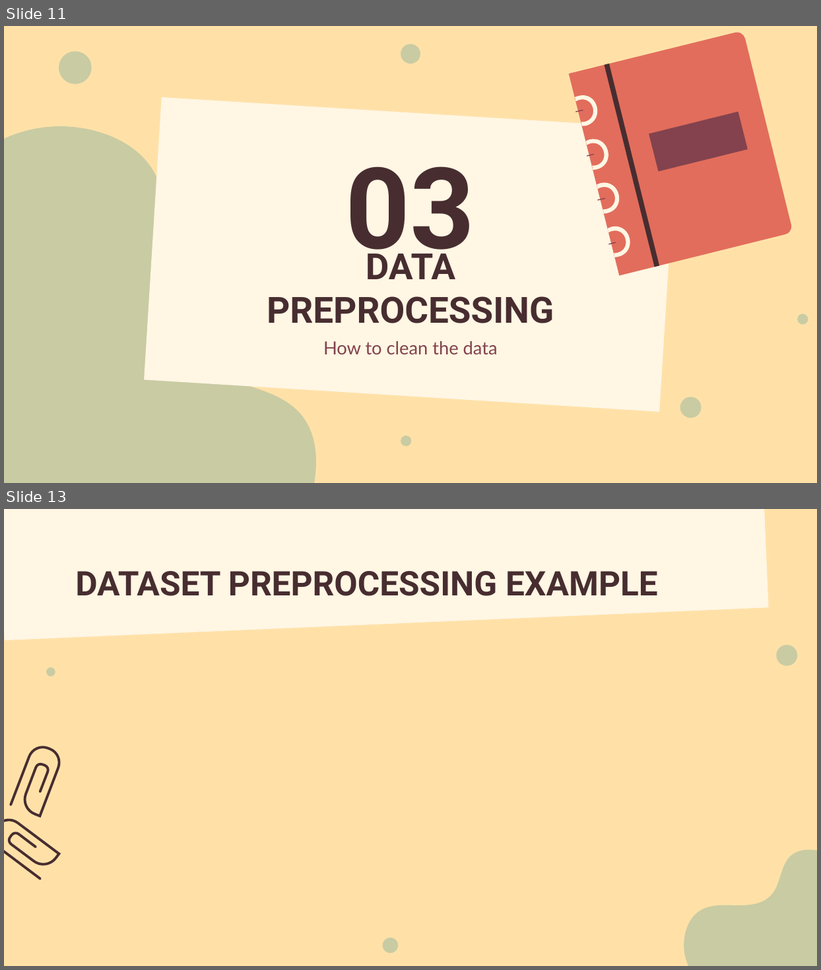
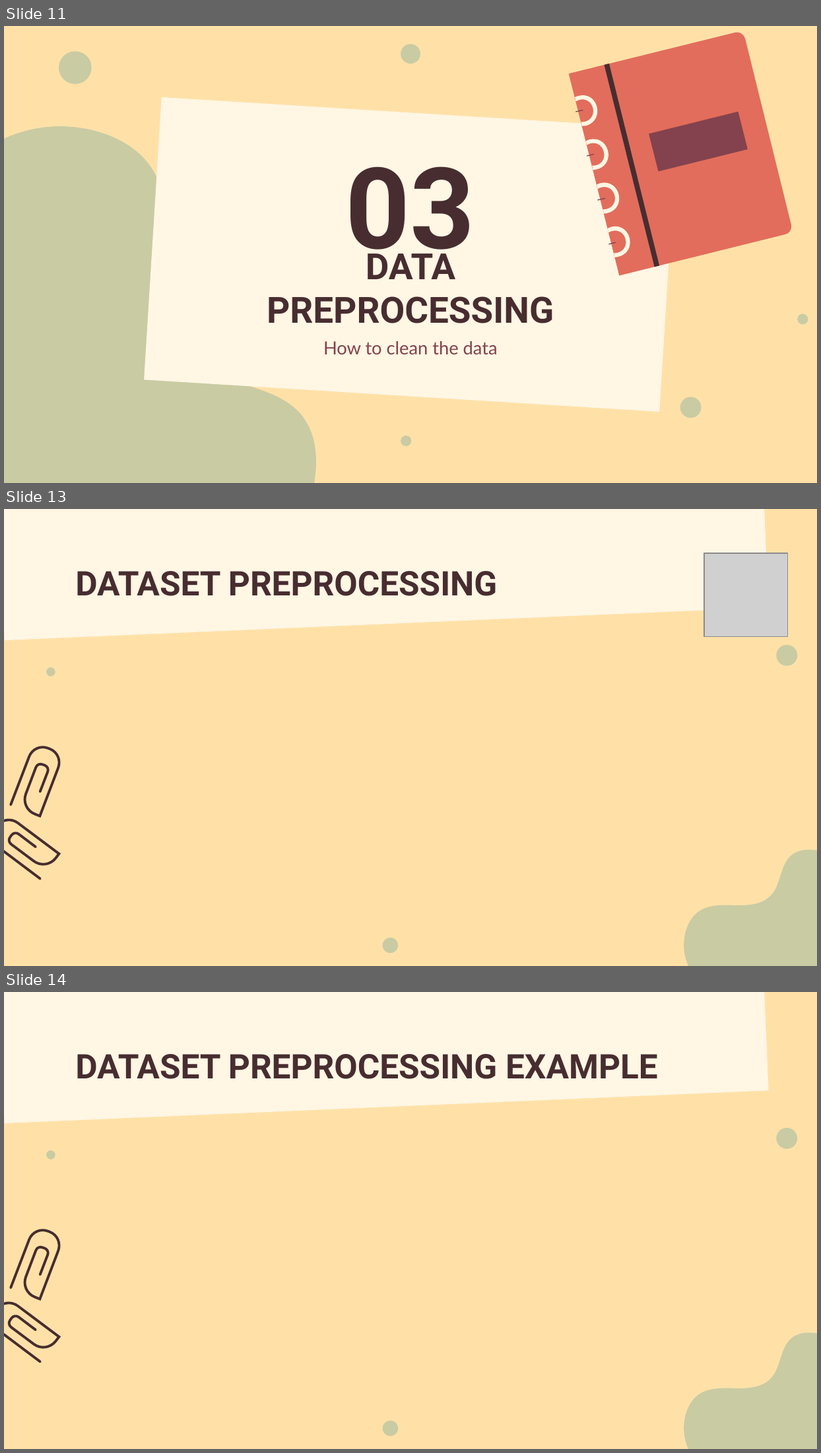
Before and after one commit to LiyanaRoslie/ds-keywords, a slide deck: Capstone_presentation_v1.1.pptx. Shown one above the other, each under a label of ours: slides 11 and 13 before the commit, slides 11, 13 and 14 after it; the slides between them are not shown. The pictures are 821x970 and 821x1453 pixels, drawn with LibreOffice and Linux fonts; fonts in the diff are those of the drawing; grey boxes stand for pictures. Boxes give left, top, right and bottom in pixels: in the first picture for what was removed or moved away, otherwise in the second. Text is boxed around its words. In the diff, an @@ line names an element or a change of style, - is before the commit and + after.

```diff
--- a/Capstone_presentation_v1.1.pptx
+++ b/Capstone_presentation_v1.1.pptx
@@ slide 13 added at (x1=4, y1=509, x2=817, y2=966), background #FFE1A8; not listed: 4 template elements that a slide beside it also shows @@
@@ rectangle added at (x1=4, y1=509, x2=770, y2=641), fill #FFF6E4 @@
@@ picture added at (x1=704, y1=553, x2=788, y2=636) @@
@@ title added at (x1=75, y1=571, x2=497, y2=596), 30 pt, text #472D30, bold @@
+DATASET PREPROCESSING
@@ freeform shape added at (x1=4, y1=741, x2=75, y2=824), outline #472D30 2.25 pt @@
@@ freeform shape added at (x1=4, y1=818, x2=59, y2=879), outline #472D30 2.25 pt @@
@@ what was slide 13 is now slide 14 @@
```
Also in this commit, not shown: 15 slides changed, 2 other slides added, 1 slide removed.
